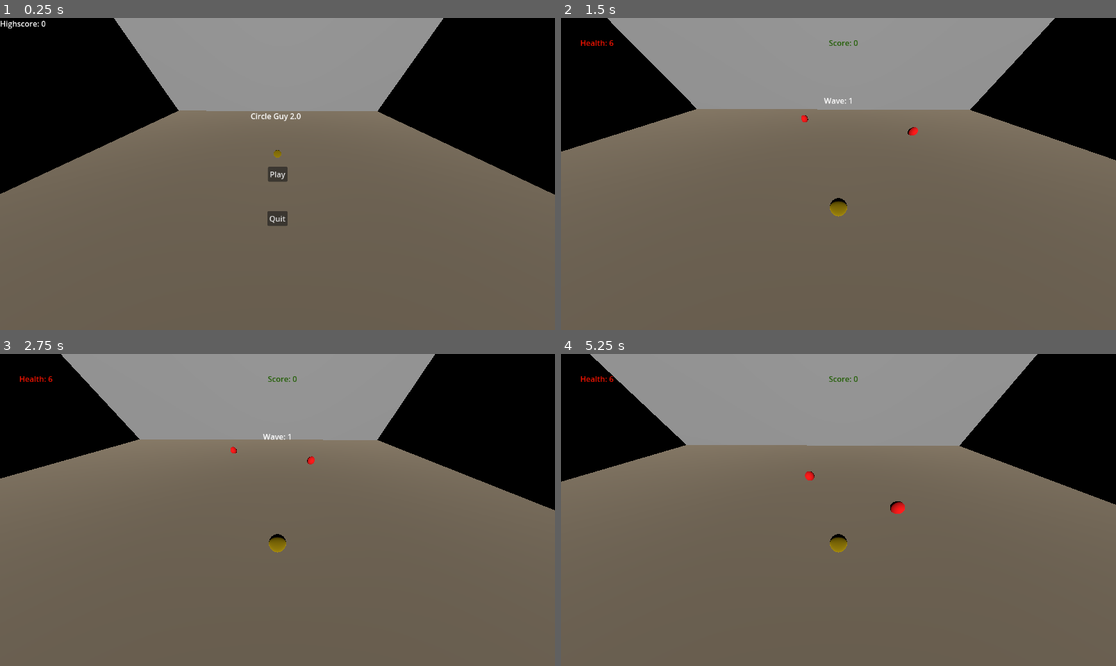
Above: before the commit, frames 1-4 (two rows, left to right).
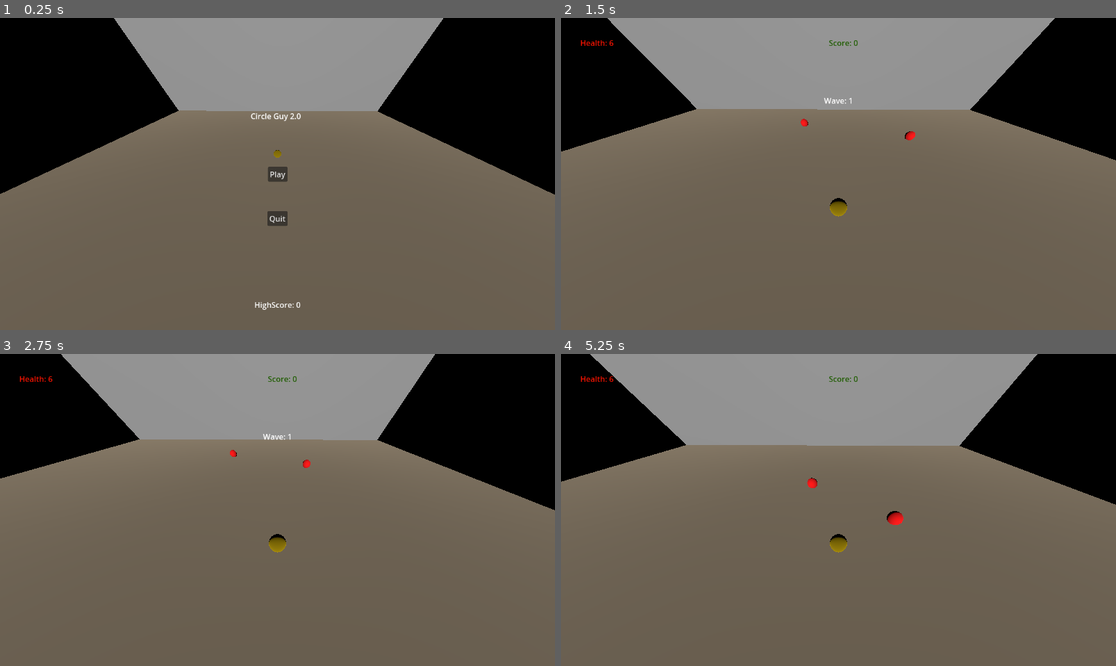
Above: after the commit, the same moments.

Repository: Jontruiz1/CircleGuy2.0
Game: Godot game, scene res://MainMenu/Menu.tscn
Two runs of this game, one before a commit and one after it. Both use one fixed random seed, a clock stepped at 60 frames per second and the inputs below.
Inputs (mouse positions are in pixels of both pictures, inside the frame that each line leads up to):
- Up to frame 1 (0.25 s): no input
- Up to frame 2 (1.5 s): click "Play" at 0.5 s; tap Enter at 1.25 s; move the mouse to (960, 158) at 1.27 s; hold D (move_right) from 1.28 s (still down); click (960, 158) at 1.42 s
- Up to frame 3 (2.75 s): move the mouse to (166, 525) at 2.02 s; release D (move_right) at 2.03 s; hold S (move_down) from 2.03 s (still down)
- Up to frame 4 (5.25 s): move the mouse to (894, 441) at 2.77 s; release S (move_down) at 2.78 s; hold D (move_right) 2.78-3.53 s; move the mouse to (810, 572) at 3.52 s; hold W (move_up) 3.53-4.28 s; click (810, 572) at 3.67 s; move the mouse to (1005, 556) at 4.27 s; hold A (move_left) from 4.28 s (still down); move the mouse to (672, 463) at 5.02 s

The runs differ from the first frame. In frame 1, 0.2% of the frame differs, in the area x 0-55%, y 0-94%; in frame 2, 0.1%; in frame 3, less than 0.1%; in frame 4, 0.3%, in the area x 43-62%, y 37-55%.

Commit message:
Score fixed and adds some encapsulation

Diff:
--- a/Test/EndScene.tscn
+++ /dev/null
@@ -1,3 +0,0 @@
-[gd_scene format=3 uid="uid://bb27ffroyn058"]
-
-[node name="EndScene" type="Node3D"]
--- a/Test/GameOver/GameOver.tscn
+++ b/Test/GameOver/GameOver.tscn
@@ -46,9 +46,9 @@
 anchors_preset = 5
 anchor_left = 0.5
 anchor_right = 0.5
-offset_left = -60.0
+offset_left = -52.0
 offset_top = 192.0
-offset_right = 60.0
+offset_right = 68.0
 offset_bottom = 232.0
 grow_horizontal = 2
 text = "Game Over!"
@@ -83,23 +83,32 @@
 script = ExtResource("3_yelox")
 
 [node name="QuitBtn" type="Button" parent="Camera3D"]
-anchors_preset = 7
-anchor_left = 0.5
-anchor_top = 1.0
-anchor_right = 0.5
-anchor_bottom = 1.0
-offset_left = 131.0
-offset_top = -255.0
-offset_right = 173.0
-offset_bottom = -224.0
-grow_horizontal = 2
-grow_vertical = 0
+anchors_preset = 6
+anchor_left = 1.0
+anchor_top = 0.5
+anchor_right = 1.0
+anchor_bottom = 0.5
+offset_left = -474.0
+offset_top = 72.5
+offset_right = -432.0
+offset_bottom = 103.5
+grow_horizontal = 0
+grow_vertical = 2
 text = "Quit"
 script = ExtResource("3_yelox")
 
-[node name="HighScore" type="Label" parent="Camera3D"]
-offset_right = 86.0
-offset_bottom = 26.0
+[node name="CurrentScore" type="Label" parent="Camera3D"]
+anchors_preset = 8
+anchor_left = 0.5
+anchor_top = 0.5
+anchor_right = 0.5
+anchor_bottom = 0.5
+offset_left = -43.0
+offset_top = -77.0
+offset_right = 43.0
+offset_bottom = -51.0
+grow_horizontal = 2
+grow_vertical = 2
 text = "Highscore: "
 script = ExtResource("4_vgyag")
 
--- a/Test/MainGame/Bullet.gd
+++ b/Test/MainGame/Bullet.gd
@@ -33,6 +33,13 @@
 	get_tree().get_root().add_child(t)
 	t.start()
 
+func parse_collision(collider):
+	if(collider == null): return
+	var collideName = collider.name
+	collideName = collideName.replace("@", "").rstrip("0123456789")
+	return collideName
+
+
 # processes the collisions
 # if the bullet collides with a wall, it should just disappear
 func process_collision():
@@ -41,30 +48,18 @@
 	if collideCount >= 1:
 		var collision = get_slide_collision(collideCount-1)
 		var collider = collision.get_collider()
-
-		if(collider == null): return
-		var collideName = collider.name
-		collideName = collideName.replace("@", "").rstrip("0123456789")
+		var collideName = parse_collision(collider)
 
 		if(collideName.contains("Wall")): queue_free()
 		if(source != collideName):
 			match collideName:
 				"Player":
-					if(collider.iFrame.is_stopped()):
-						collider.health -= self.damage
-						collider.score -= (source.value * .5)
-						collider.score = clamp(collider.score, 0, 999999999)
-
-						collider.hit.play()
-						collider.hurt.play()
-						collider.iFrame.start()
-						queue_free()
+					collider.process_damage(self.damage, origin.value)
+					queue_free()
 				"Enemy":
-					collider.health -= self.damage
-					collider.hit.play()
+					collider.process_damage(self.damage)
 					if(collider.health <= 0):
-						origin.score += collider.value
-						origin.score = clamp(origin.score, 0, 999999999)
+						origin.update_score(collider.value)
 					queue_free()
 
 
--- a/Test/MainGame/Enemy.gd
+++ b/Test/MainGame/Enemy.gd
@@ -2,7 +2,14 @@
 extends CharacterBody3D
 
 var shoot_cooldown = Timer.new()
-var colorMatches = {Color.RED : "Red", Color.BLUE : "Blue", Color.GREEN : "Green", Color.PURPLE : "Purple", Color.BLACK : "Black"}
+var colorMatches = {
+	Color.RED : "Red",
+	Color.BLUE : "Blue",
+	Color.GREEN : "Green",
+	Color.PURPLE : "Purple",
+	Color.GRAY : "Gray",
+	Color.BLACK : "Black"
+}
 
 var bulletObj = null
 var health = null
@@ -13,6 +20,7 @@
 var target = null
 var value = null
 var hit = null
+var node = null
 
 func init(hp, spd, dmg, val, shoot, color, player):
 	health = hp
@@ -24,7 +32,7 @@
 	value = val
 
 	# change color
-	var material = $MeshInstance3D.get_active_material(0)
+	var material = get_node("MeshInstance3D").get_active_material(0)
 	material.albedo_color = color
 
 	match colorMatches[type]:
@@ -36,7 +44,8 @@
 	add_child(shoot_cooldown)
 
 func _ready():
-	hit = get_child(2)
+	node = get_node("Sprite3D")
+	hit = get_node("EnemyHit")
 	bulletObj = preload("res://MainGame/Bullet.tscn")
 
 # process the shooting if possible
@@ -45,16 +54,26 @@
 	if can_shoot and shoot_cooldown.is_stopped():
 		var bullet = bulletObj.instantiate()
 
+		# place the bullet at the correct starting position
 		var tempFix = (Vector2(target.position.x - self.position.x, target.position.z - self.position.z)).normalized()
+		bullet.init(self, self.position, tempFix, 3, damage)
+		bullet.set_collision_mask(1)
+		bullet.set_collision_layer(2)
 
-		# place the bullet at the correct starting position
-		bullet.init(self, self.position, tempFix, 3, damage-2)
-		bullet.set_collision_layer_value(1, false)
-		bullet.set_collision_layer_value(2, true)
 		get_tree().get_root().add_child(bullet)
+
+		# scale the bullet to the enemy size
+		bullet.scale = (self.scale)
+		bullet.position.y -= .2
+
 		shoot_cooldown.start()
 
+func process_damage(damage):
+	health -= damage
+	hit.play()
+
 func _physics_process(delta):
+	node.position = Vector3(self.position.x, self.position.y+5, self.position.z)
 	if health <= 0:
 		get_tree().get_root().get_node("GameManager").enemyCount -= 1
 		self.queue_free()
--- a/Test/MainGame/Enemy.tscn
+++ b/Test/MainGame/Enemy.tscn
@@ -24,5 +24,11 @@
 [node name="CollisionShape3D" type="CollisionShape3D" parent="."]
 shape = SubResource("SphereShape3D_f2sau")
 
-[node name="AudioStreamPlayer" type="AudioStreamPlayer" parent="."]
+[node name="EnemyHit" type="AudioStreamPlayer" parent="."]
 stream = ExtResource("2_gjtap")
+
+[node name="Sprite3D" type="Sprite3D" parent="."]
+
+[node name="TextureProgressBar" type="TextureProgressBar" parent="Sprite3D"]
+offset_right = 788.0
+offset_bottom = 40.0
--- a/Test/MainGame/Main.gd
+++ b/Test/MainGame/Main.gd
@@ -6,10 +6,13 @@
 	Color.BLUE : [3, 2, 3, 100, false],
 	Color.GREEN : [2, 3, 2, 150, false],
 	Color.PURPLE : [4, 1, 4, 200, true],
-	Color.BLACK : [6, 0, 3, 250, true]
-	#Color.BROWN :[]
+	Color.GRAY : [6, 0, 3, 250, true]
 }
-var enemyColors = [Color.RED, Color.BLUE, Color.GREEN, Color.PURPLE, Color.BLACK]
+var bossTypes = {
+	Color.BLACK : [20, 0, 3, 500, true]
+}
+var enemyColors = [Color.RED, Color.BLUE, Color.GREEN, Color.PURPLE, Color.GRAY]
+var bossColors = [Color.BLACK]
 var game_music = ["res://MainGame/Music/Track1-InGame.mp3"]
 
 var powerUps = []
@@ -32,16 +35,16 @@
 	player = get_node("Player")
 	spawnWave()
 
-func spawnWave():
+func normal_wave():
 	for n in range(wave*4):
 		var enemyVariety = rng.randf_range(0, wave)
 		enemyVariety = clamp(enemyVariety, 0, enemyColors.size()-1)
-		var enemy_x = rng.randf_range(-27, 27)
-		var enemy_z = rng.randf_range(-20, 20)
+		var enemy_x = rng.randf_range(-25, 25)
+		var enemy_z = rng.randf_range(-18, 18)
 
 		while(pow((enemy_x - player.position.x), 2) + pow((enemy_z - player.position.z), 2) < pow(10, 2)):
-			enemy_x = rng.randf_range(-27, 27)
-			enemy_z = rng.randf_range(-20, 20)
+			enemy_x = rng.randf_range(-25, 25)
+			enemy_z = rng.randf_range(-18, 18)
 
 		var enemyColor = enemyColors[enemyVariety]
 		var enemy = enemyObj.instantiate()
@@ -49,6 +52,33 @@
 		enemy.init(enemyTypes[enemyColor][0], enemyTypes[enemyColor][1], enemyTypes[enemyColor][2], enemyTypes[enemyColor][3], enemyTypes[enemyColor][4], enemyColor, player)
 		add_child(enemy)
 		enemyCount += 1
+
+func boss_wave():
+	var bossVariety = rng.randf_range(0, wave)
+	bossVariety = clamp(bossVariety, 0, bossColors.size()-1)
+	var enemy_x = rng.randf_range(-27, 27)
+	var enemy_z = rng.randf_range(-20, 20)
+	while(pow((enemy_x - player.position.x), 2) + pow((enemy_z - player.position.z), 2) < pow(5, 2)):
+		enemy_x = rng.randf_range(-27, 27)
+		enemy_z = rng.randf_range(-20, 20)
+
+
+	var bossColor = bossColors[bossVariety]
+	var boss = enemyObj.instantiate()
+	boss.position = Vector3(enemy_x, .6, enemy_z)
+	bossTypes[bossColor][0] = clamp(wave * 2, 0, 50);
+
+	boss.init(bossTypes[bossColor][0],bossTypes[bossColor][1], bossTypes[bossColor][2], bossTypes[bossColor][3], bossTypes[bossColor][4], bossColor, player)
+	boss.scale *= 5
+	boss.position.y += .6
+	add_child(boss)
+	enemyCount += 1
+
+func spawnWave():
+	if(wave % 10 != 0):
+		normal_wave()
+	else:
+		boss_wave()
 
 func _input(event):
 	if event.is_action_pressed("pause"):
--- a/Test/MainGame/Player.gd
+++ b/Test/MainGame/Player.gd
@@ -10,7 +10,8 @@
 var maxHealth = 6
 var damage = 1
 var score = 0
-var save_path = "user://score.save"
+var highscore_path = "user://score.save"
+var score_path = "user://currscore.save"
 var hurt = null
 var shotSound = null
 var hit = null
@@ -46,9 +47,13 @@
 	if shoot_input and shoot_cooldown.is_stopped():
 		# load and instantiate the bullet
 		var bullet = bulletObj.instantiate()
+		bullet.set_collision_mask(1)
+		bullet.set_collision_layer(2)
 		shotSound.play()
+
 		#initialize bullet, add to tree, start shoot cooldown
 		bullet.init(self ,self.position, shoot_input, bullet_speed, damage)
+
 		get_tree().get_root().add_child(bullet)
 		shoot_cooldown.start()
 
@@ -69,6 +74,25 @@
 		velocity.x = move_toward(velocity.x, 0, speed)
 		velocity.z = move_toward(velocity.z, 0, speed)
 
+func update_score(amount):
+	score += (amount * .5)
+	score = clamp(score, 0, 999999999)
+
+func process_damage(damage_amt, currVal):
+	if(iFrame.is_stopped()):
+		health -= damage_amt
+		update_score(-currVal)
+		hit.play()
+		hurt.play()
+		iFrame.start()
+
+func parse_collision(collider):
+	if(collider == null): return
+	var collideName = collider.name
+	collideName = collideName.replace("@", "").rstrip("0123456789")
+	return collideName
+
+
 # will handle colliding with enemies
 func process_collision():
 	# gets number of collisions
@@ -78,31 +102,29 @@
 		var collision = get_slide_collision(collideCount-1)
 		var collider = collision.get_collider()
 
-		# if collider is null don't proceed
-		if(collider == null): return
-		var collideName = collider.name
-		collideName = collideName.replace("@", "").rstrip("0123456789")
+		# parse the collision name to remove the @ symbols and numbers
+		var collideName = parse_collision(collider)
 
-		# parse collider name
+		# match the collision with a known collider
 		match collideName:
 			"Enemy":
-				if(iFrame.is_stopped()):
-					health -= collider.damage
-					score -= (collider.value * .5)
-					score = clamp(score, 0, 999999999)
-					iFrame.start()
-					hurt.play()
+				process_damage(collider.damage, collider.value)
 
 func game_over():
 	var highscore = 0
-	if FileAccess.file_exists(save_path):
-		var file = FileAccess.open(save_path, FileAccess.READ)
+	var prevScore = score
+
+	if FileAccess.file_exists(highscore_path):
+		var file = FileAccess.open(highscore_path, FileAccess.READ)
 		highscore = file.get_var()
 
 	if(highscore < score): highscore = score
 
-	var file = FileAccess.open(save_path, FileAccess.WRITE)
-	file.store_var(highscore)
+	var highFile = FileAccess.open(highscore_path, FileAccess.WRITE)
+	var scoreFile = FileAccess.open(score_path, FileAccess.WRITE)
+	highFile.store_var(highscore)
+	scoreFile.store_var(score)
+
 	#var savegame = File.new()
 	#var same_path = "res://savegame.save"
 	get_tree().change_scene_to_file("res://GameOver/GameOver.tscn")
--- a/Test/MainMenu/HighScore.gd
+++ b/Test/MainMenu/HighScore.gd
@@ -1,14 +1,26 @@
 extends Label
-var save_path = "user://score.save"
-var highscore = null
+var highscore_path = "user://score.save"
+var score_path = "user://currscore.save"
+var curr_score = null
 
 func load_score():
-	if FileAccess.file_exists(save_path):
-		var file = FileAccess.open(save_path, FileAccess.READ)
-		highscore = file.get_var()
-	else:
-		highscore = 0
+	var score = self.name
+	match score:
+		"CurrentScore":
+			if FileAccess.file_exists(score_path):
+				var file = FileAccess.open(score_path, FileAccess.READ)
+				curr_score = file.get_var()
+			else:
+				curr_score = 0
+			self.text = "Score: " + str(curr_score)
+		"HighScore":
+			if FileAccess.file_exists(highscore_path):
+				var file = FileAccess.open(highscore_path, FileAccess.READ)
+				curr_score = file.get_var()
+			else:
+				curr_score = 0
+			self.text = "HighScore: " + str(curr_score)
+
 
 func _ready():
 	load_score()
-	self.text = "Highscore: " + str(highscore)
--- a/Test/MainMenu/Menu.tscn
+++ b/Test/MainMenu/Menu.tscn
@@ -36,6 +36,8 @@
 
 [node name="Player" parent="." instance=ExtResource("1_rngpn")]
 transform = Transform3D(1, 0, 0, 0, 1, 0, 0, 0, 1, 0, 0.923919, 0)
+collision_layer = 0
+collision_mask = 0
 script = null
 
 [node name="Camera3D" type="Camera3D" parent="."]
@@ -85,8 +87,17 @@
 script = ExtResource("2_6gi7u")
 
 [node name="HighScore" type="Label" parent="Camera3D"]
-offset_right = 86.0
-offset_bottom = 26.0
+anchors_preset = 7
+anchor_left = 0.5
+anchor_top = 1.0
+anchor_right = 0.5
+anchor_bottom = 1.0
+offset_left = -43.0
+offset_top = -64.0
+offset_right = 43.0
+offset_bottom = -38.0
+grow_horizontal = 2
+grow_vertical = 0
 text = "Highscore: "
 script = ExtResource("3_2u0lo")
 
--- a/Test/project.godot
+++ b/Test/project.godot
@@ -39,21 +39,25 @@
 shoot_left={
 "deadzone": 0.5,
 "events": [Object(InputEventKey,"resource_local_to_scene":false,"resource_name":"","device":-1,"window_id":0,"alt_press …(182 unchanged characters)…
+, Object(InputEventKey,"resource_local_to_scene":false,"resource_name":"","device":-1,"window_id":0,"alt_pressed":false,"shift_pressed":false,"ctrl_pressed":false,"meta_pressed":false,"pressed":false,"keycode":0,"physical_keycode":4194442,"key_label":0,"unicode":0,"echo":false,"script":null)
 ]
 }
 shoot_right={
 "deadzone": 0.5,
 "events": [Object(InputEventKey,"resource_local_to_scene":false,"resource_name":"","device":-1,"window_id":0,"alt_press …(182 unchanged characters)…
+, Object(InputEventKey,"resource_local_to_scene":false,"resource_name":"","device":-1,"window_id":0,"alt_pressed":false,"shift_pressed":false,"ctrl_pressed":false,"meta_pressed":false,"pressed":false,"keycode":0,"physical_keycode":4194444,"key_label":0,"unicode":0,"echo":false,"script":null)
 ]
 }
 shoot_up={
 "deadzone": 0.5,
 "events": [Object(InputEventKey,"resource_local_to_scene":false,"resource_name":"","device":-1,"window_id":0,"alt_press …(182 unchanged characters)…
+, Object(InputEventKey,"resource_local_to_scene":false,"resource_name":"","device":-1,"window_id":0,"alt_pressed":false,"shift_pressed":false,"ctrl_pressed":false,"meta_pressed":false,"pressed":false,"keycode":0,"physical_keycode":4194446,"key_label":0,"unicode":0,"echo":false,"script":null)
 ]
 }
 shoot_down={
 "deadzone": 0.5,
 "events": [Object(InputEventKey,"resource_local_to_scene":false,"resource_name":"","device":-1,"window_id":0,"alt_press …(182 unchanged characters)…
+, Object(InputEventKey,"resource_local_to_scene":false,"resource_name":"","device":-1,"window_id":0,"alt_pressed":false,"shift_pressed":false,"ctrl_pressed":false,"meta_pressed":false,"pressed":false,"keycode":0,"physical_keycode":4194440,"key_label":0,"unicode":0,"echo":false,"script":null)
 ]
 }
 pause={
@@ -61,3 +65,8 @@
 "events": [Object(InputEventKey,"resource_local_to_scene":false,"resource_name":"","device":-1,"window_id":0,"alt_press …(182 unchanged characters)…
 ]
 }
+
+[layer_names]
+
+3d_physics/layer_1="Player"
+3d_physics/layer_2="Enemy"
Not shown, changed: Test/Credits.txt
